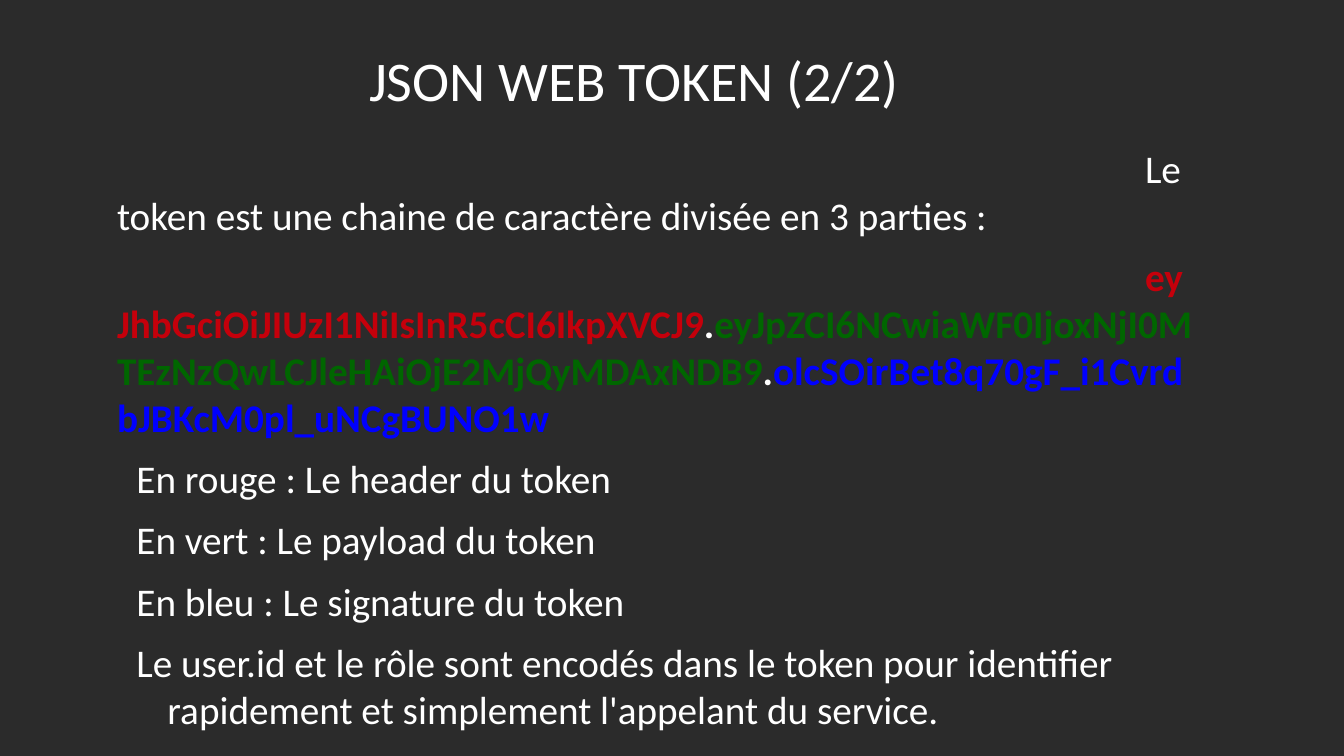
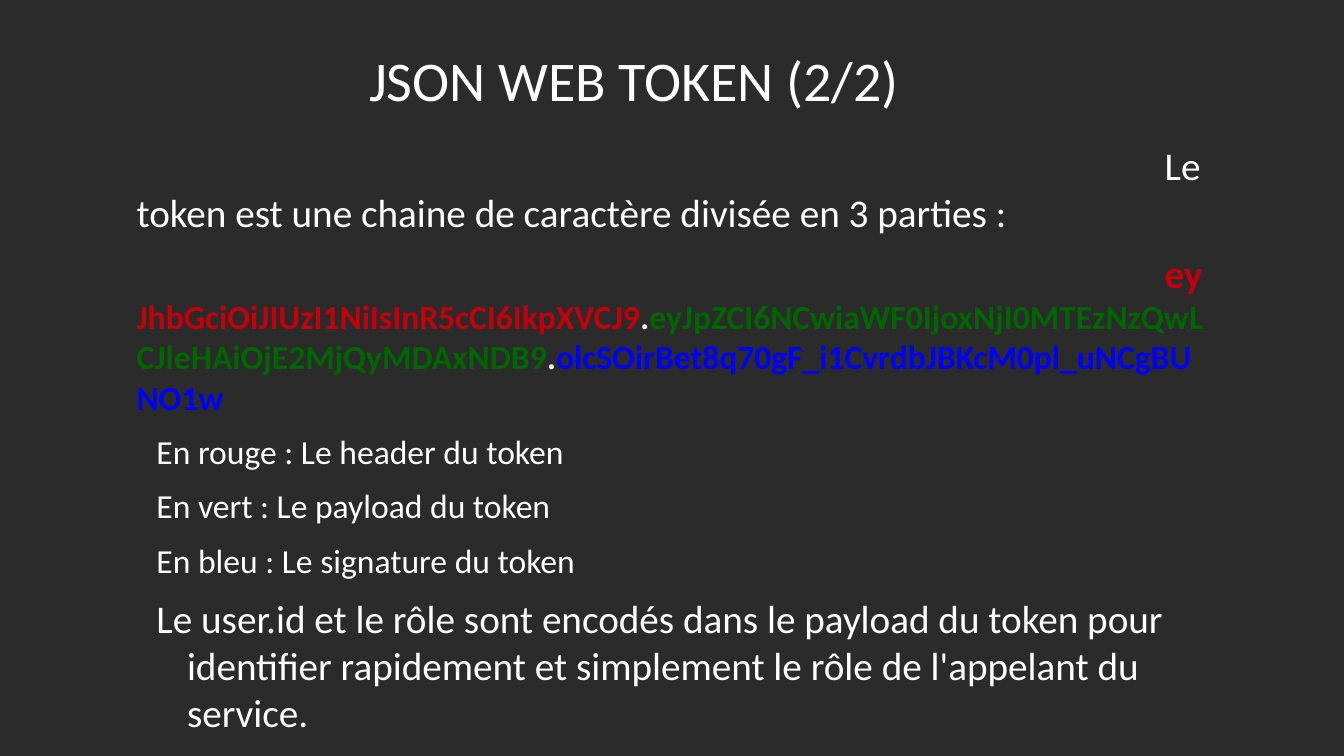
Before and after one commit to Wathil/POECNews, a slide deck: slide 22 of POEC News presentation.ppt. Drawn at 1344x756 pixels with LibreOffice and Linux fonts; fonts in the diff are those of the drawing; background and template pictures are left out; a plain dark background stands for a picture behind light text. Boxes give left, top, right and bottom in pixels: in the first picture for what was removed or moved away, otherwise in the second. Text is boxed around its words. In the diff, an @@ line names an element or a change of style, - is before the commit and + after.

Commit message:
ok

```diff
--- a/POEC News presentation.ppt
+++ b/POEC News presentation.ppt
@@ text "Le token est une chaine ...": place and size @@
-text "Le token est une chaine ..." at (117,202,1183,731)
+text "Le token est une chaine ..." at (137,199,1192,728)
@@ text at (137,199,1192,579): size 28 to 24 pt in "eyJhbGciOiJIUzI1NiIsInR5cCI6IkpXVCJ9.eyJpZCI6NCwiaWF0IjoxNjI ...", "En rouge : Le header du token", "En vert : Le payload du token", "En bleu : Le signature du token"; indent changed @@
@@ text at (156,605,1162,728): text changed @@
-  Le user.id et le rôle sont encodés dans le token pour identifier rapidement et simplement l'appelant du service.
+  Le user.id et le rôle sont encodés dans le payload du token pour identifier rapidement et simplement le rôle de l'appelant du service.
```
Also in this commit, not shown: 10 other slides changed, 1 slide added.
